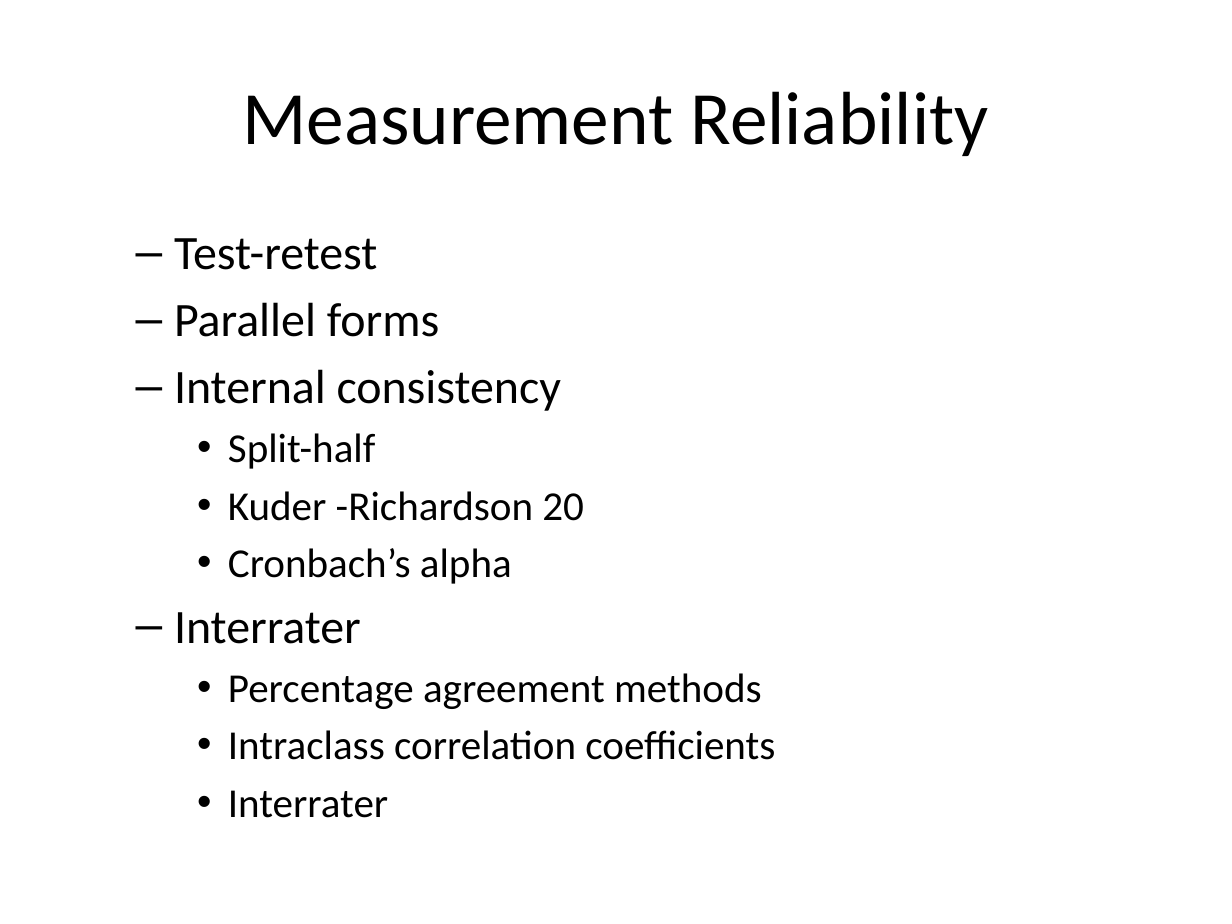
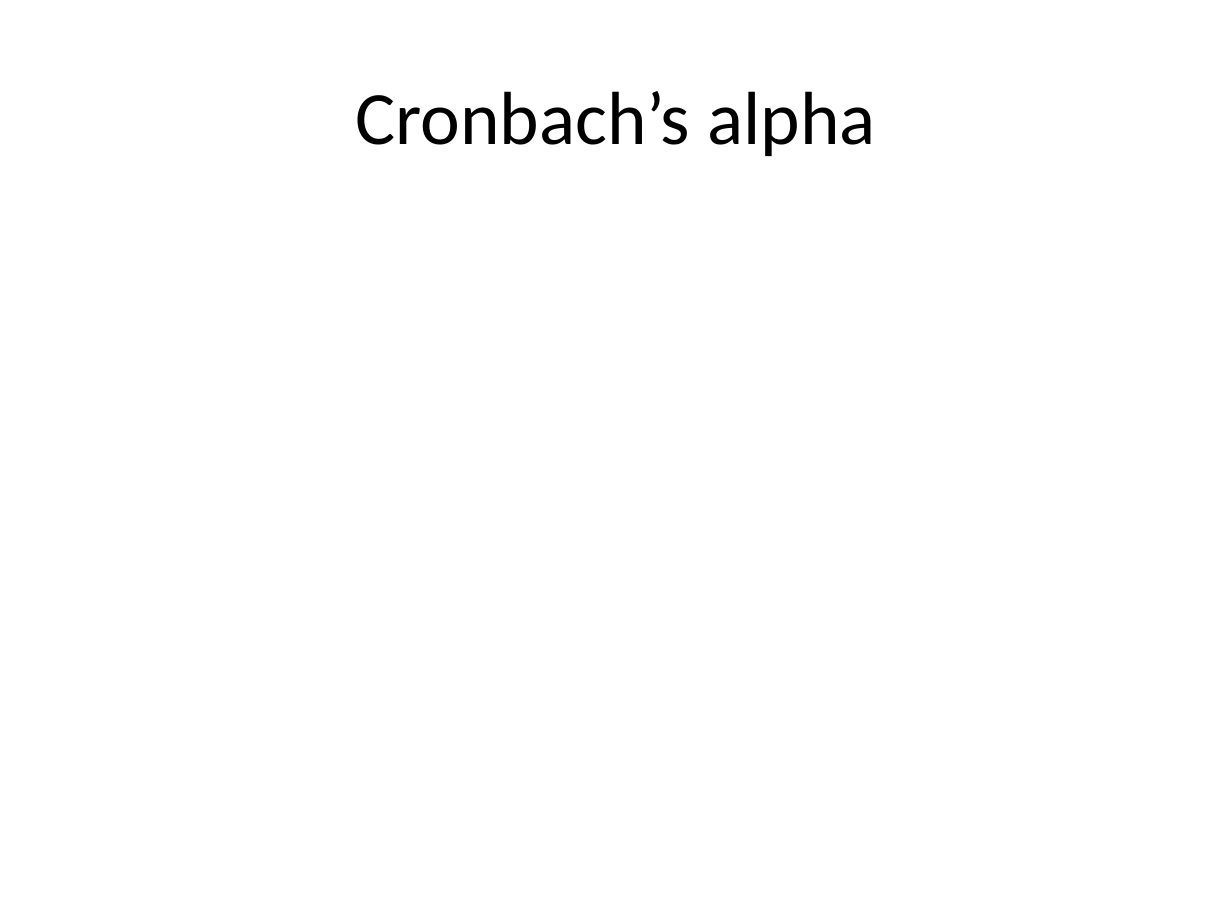
Before and after one commit to classes-medb/5510, a slide deck: slide 17 of doc/video-09-validity.pptx (slide 20 before the commit). Drawn at 1232x924 pixels with LibreOffice and Linux fonts; fonts in the diff are those of the drawing. Boxes give left, top, right and bottom in pixels: in the first picture for what was removed or moved away, otherwise in the second. Text is boxed around its words. In the diff, an @@ line names an element or a change of style, - is before the commit and + after.

```diff
--- a/doc/video-09-validity.pptx
+++ b/doc/video-09-validity.pptx
@@ title at box(355, 91, 875, 156): text changed @@
-Measurement Reliability
+Cronbach’s alpha
@@ text removed at box(174, 238, 775, 818) @@
-  – Test-retest
-  – Parallel forms
-  – Internal consistency
-    • Split-half
-    • Kuder -Richardson 20
-    • Cronbach’s alpha
-  – Interrater
-    • Percentage agreement methods
-    • Intraclass correlation coefficients
-    • Interrater
```
Also in this commit, not shown: 13 other slides changed, 14 slides added, 42 slides removed, 7 other files.
